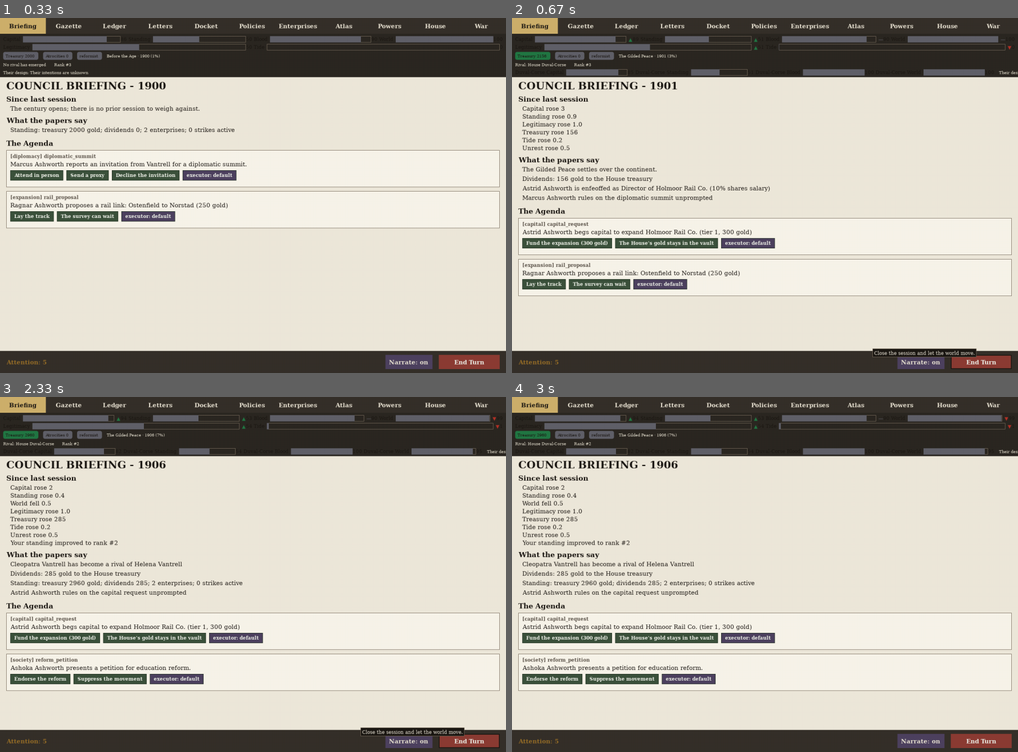
Above: before the commit, frames 1-4 (two rows, left to right).
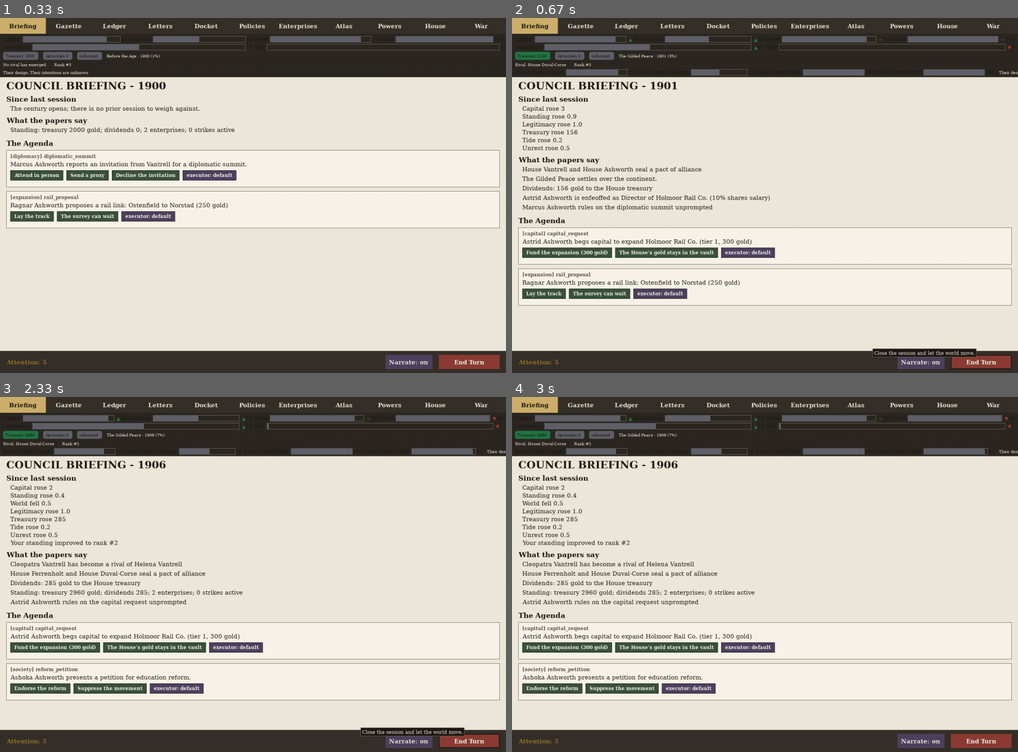
Above: after the commit, the same moments.

Repository: civersen222/Guilded-Age
Game: pygame game, started from gilded/__main__.py
Same seed, same stepped clock (60 frames per second), same inputs: the game is played once before the commit and once after it.
Inputs (mouse positions are in pixels of both pictures, inside the frame that each line leads up to):
- Up to frame 1 (0.33 s): no input
- Up to frame 2 (0.67 s): click "End Turn" at 0.38 s
- Up to frame 3 (2.33 s): click "End Turn" at 0.72 s; click "Enterprises" at 1.05 s; click "End Turn" at 1.38 s; click (263, 453) at 1.72 s; click "End Turn" at 2.05 s
- Up to frame 4 (3 s): click (749, 514) at 2.38 s

Frame 1 is identical in both runs. In frame 2, 8.4% of the frame differs, in the area x 1-99%, y 41-82%; in frame 3, 7.9%; in frame 4, 7.9%.

Commit message:
S14B: standing pacts of alliance - marriages seal scarce binding pacts that stop war-target pickers and answer calls to arms
Add gilded/pacts.py (standing_pacts, allies_of, form_pact, may_declare_war,
call_to_arms, pact_tick). A founding board-seat marriage seals a pact between
the two Houses (capped at 8 standing, 2 per House), so a wedding is one path
to a binding alliance rather than every wedding minting one. Both AI war-target
pickers (ai._weaker_neighbor, agenda Conquest) now gate on may_declare_war, so
a House does not name its own pact ally. When an allied House is attacked the
defender's allies are called to arms and must join within 3 turns or record a
refusal in the world log naming both it and the aggressor. Pacts are cleared on
negotiated peace.

Probe (seeds 7/42/61, halt turn 70): pacts 5/5/3 at halt, max 2 per House,
zero betrayals, both pickers probed by construction, all calls to arms
answered or refused in-window, wars declared 3/3/4 and all ended, active 0 at
halt, truces resolving. Suite 1951 passed.

Diff:
--- a/gilded/agenda.py
+++ b/gilded/agenda.py
@@ -257,9 +257,9 @@
     realm = game.realms[house_name]
     fam, target = goal.family, goal.target
     if fam == "Conquest":
-        if (target in game.houses and target not in house.at_war_with
-                and house.truces.get(target, 0) <= game.turn
-                and not house.at_war_with):
+        from gilded import pacts
+        if (target in game.houses and not house.at_war_with
+                and pacts.may_declare_war(game, house_name, target)):
             return "declare_war", {"target_house": target}
         return None
     if fam == "Dominion":
--- a/gilded/ai.py
+++ b/gilded/ai.py
@@ -74,10 +74,13 @@
             if o and o != house_name and o in game.houses:
                 neighbors.add(o)
     me = _strength(game, house_name)
+    from gilded import pacts
     for other in sorted(neighbors):
         if other in house.at_war_with:
             continue
         if house.truces.get(other, 0) > game.turn:
+            continue
+        if not pacts.may_declare_war(game, house_name, other):
             continue
         if _strength(game, other) < WEAKER * me:
             return other
--- a/gilded/chassis.py
+++ b/gilded/chassis.py
@@ -77,6 +77,8 @@
         self.legitimacy = {h: 50.0 for h in self.houses}
         self.scheme_mgr = SchemeManager()
         self.marriages = MarriageRegistry()
+        self.pacts: List[object] = []                      # pacts.Pact, Stage 14B
+        self.pact_pledges: Dict[str, tuple] = {}           # house -> (war, deadline)
         self.wars: List[object] = []                       # fronts.War from G15
         self.events: List[TurnEvent] = []                  # last resolved turn's record
         self.docket_by_house: Dict[str, List[Petition]] = {}
@@ -299,6 +301,8 @@
         self.scheme_mgr.pending_successions.clear()
         self._emit(self.marriages.tick(self.realms, self.houses,
                                        self._ents_by_house(), self.rng), "gazette")
+        from gilded import pacts
+        self._emit(pacts.pact_tick(self), "gazette")
         for h in sorted(self.realms):
             realm = self.realms[h]
             self._emit(tick_directors(realm, self.enterprises, self.rng), "ledger", h)
--- a/gilded/docket.py
+++ b/gilded/docket.py
@@ -1344,9 +1344,13 @@
     truce = house.truces.get(target_house, 0)
     if truce > ctx.game.turn:
         return [f"A truce with House {target_house} holds until turn {truce}"]
+    from gilded import pacts
+    if not pacts.may_declare_war(ctx.game, ctx.house, target_house):
+        return [f"A pact of alliance binds the House to House {target_house}"]
     war = declare_war(ctx.game, ctx.house, target_house,
                       goal if goal is not None else WarGoal("humble"))
     out = [f"House {ctx.house} declares war on House {target_house}!"]
+    out.extend(pacts.call_to_arms(ctx.game, war))
     if not war.fronts:
         out.append("No shared border: the war exists only on paper")
     return out
--- a/gilded/fronts.py
+++ b/gilded/fronts.py
@@ -64,6 +64,7 @@
     fronts: List[Front]
     war_score: float = 0.0          # -100..100, + = aggressor winning
     started_turn: int = 0
+    allies: List[str] = field(default_factory=list)  # Houses answering a call to arms
 
 
 # --- raising and wiring ------------------------------------------------------
@@ -403,6 +404,11 @@
         game.wars.remove(war)
     game.houses[war.aggressor].at_war_with.discard(war.defender)
     game.houses[war.defender].at_war_with.discard(war.aggressor)
+    for ally in war.allies:
+        game.houses[ally].at_war_with.discard(war.aggressor)
+        game.houses[war.aggressor].at_war_with.discard(ally)
+    for house in [h for h, (w, _d) in game.pact_pledges.items() if w is war]:
+        del game.pact_pledges[house]
     expiry = game.turn + TRUCE_TURNS
     game.houses[war.aggressor].truces[war.defender] = expiry
     game.houses[war.defender].truces[war.aggressor] = expiry
--- /dev/null
+++ b/gilded/pacts.py
@@ -0,0 +1,184 @@
+"""Standing pacts of alliance.
+
+A marriage's blood ties can seal a pact between two Houses. Unlike the raw
+relation bonus a wedding grants, a pact is a binding commitment: while it
+stands, neither House may declare war on the other, the AI war-target pickers
+refuse to name an allied House, and when one side is attacked the other is
+called to arms and must either join the war within a few turns or record a
+refusal in the world log.
+
+Pacts are scarce. There is a hard cap on how many stand at once and on how
+many any single House may hold, so a wedding is only one path to a pact and
+not every wedding produces one.
+"""
+from dataclasses import dataclass
+from typing import Dict, List, Optional, Set
+
+
+MAX_PACTS = 8
+MAX_PACTS_PER_HOUSE = 2
+CALL_TO_ARMS_DEADLINE = 3
+
+
+@dataclass
+class Pact:
+    house_a: str
+    house_b: str
+    formed_turn: int = 0
+
+
+def standing_pacts(game) -> List[Pact]:
+    """Every pact currently standing, in formation order."""
+    return list(getattr(game, "pacts", []))
+
+
+def _pact_between(game, house_a: str, house_b: str) -> Optional[Pact]:
+    for pact in standing_pacts(game):
+        if {pact.house_a, pact.house_b} == {house_a, house_b}:
+            return pact
+    return None
+
+
+def allies_of(game, house_name: str) -> Set[str]:
+    """The Houses bound to house_name by a standing pact."""
+    out: Set[str] = set()
+    for pact in standing_pacts(game):
+        if pact.house_a == house_name:
+            out.add(pact.house_b)
+        elif pact.house_b == house_name:
+            out.add(pact.house_a)
+    return out
+
+
+def _count_for(game, house_name: str) -> int:
+    return sum(1 for p in standing_pacts(game)
+               if p.house_a == house_name or p.house_b == house_name)
+
+
+def are_allies(game, house_a: str, house_b: str) -> bool:
+    """Whether a standing pact binds the two Houses."""
+    return _pact_between(game, house_a, house_b) is not None
+
+
+def form_pact(game, house_a: str, house_b: str) -> Optional[str]:
+    """Seal a pact between two Houses, respecting the scarcity caps.
+
+    Returns a gazette message on success, or None when the pact could not be
+    formed (unknown House, already allied, or the standing/per-House caps
+    reached)."""
+    if house_a not in game.houses or house_b not in game.houses:
+        return None
+    if house_a == house_b:
+        return None
+    if _pact_between(game, house_a, house_b) is not None:
+        return None
+    if len(standing_pacts(game)) >= MAX_PACTS:
+        return None
+    if _count_for(game, house_a) >= MAX_PACTS_PER_HOUSE:
+        return None
+    if _count_for(game, house_b) >= MAX_PACTS_PER_HOUSE:
+        return None
+    game.pacts.append(Pact(house_a, house_b, game.turn))
+    return f"House {house_a} and House {house_b} seal a pact of alliance"
+
+
+def may_declare_war(game, house: str, target: str) -> bool:
+    """Whether house may declare war on target.
+
+    False when the two are already at war, bound by a standing pact, or under
+    a truce that has not yet expired."""
+    house_obj = game.houses[house]
+    if target in house_obj.at_war_with:
+        return False
+    if _pact_between(game, house, target) is not None:
+        return False
+    if house_obj.truces.get(target, 0) > game.turn:
+        return False
+    return True
+
+
+def call_to_arms(game, war) -> List[str]:
+    """When a war opens, every allied House of the defender is pledged to
+    answer. The pledge is recorded so the pact tick resolves it within
+    CALL_TO_ARMS_DEADLINE turns."""
+    msgs: List[str] = []
+    for ally in sorted(allies_of(game, war.defender)):
+        if ally in game.houses[war.defender].at_war_with:
+            continue
+        if ally in game.houses[war.aggressor].at_war_with:
+            continue                   # already engaged against the aggressor
+        if _pact_between(game, ally, war.aggressor) is not None:
+            msgs.append(f"House {ally} cannot turn its arms on its own ally "
+                        f"House {war.aggressor}")
+            continue
+        game.pact_pledges[ally] = (war, game.turn + CALL_TO_ARMS_DEADLINE)
+        msgs.append(f"House {war.defender} calls House {ally} to arms against "
+                    f"House {war.aggressor}")
+    return msgs
+
+
+def pact_tick(game) -> List[str]:
+    """One turn of pact life: new blood ties seal pacts, pending calls to
+    arms are answered or refused.
+
+    A pledged House either joins its ally's war or records a refusal in the
+    log naming both it and the aggressor it declined to face."""
+    msgs: List[str] = []
+    marriages = getattr(game, "marriages", MarriageView()).marriages
+    contracts = getattr(game, "marriages", MarriageView()).contracts
+    seen_pairs: set = set()
+    for ca, ha, cb, hb in marriages:
+        if ha == hb:
+            continue
+        # The FOUNDBING marriage of a pair is its earliest one (marriages is
+        # chronological). A pact is SCARCE: it seals only when that founding
+        # bond carries a BOARD SEAT — a founding political alliance, not a
+        # later renewal wedding. This keeps pacts a handful per century rather
+        # than the majority of pairs, and leaves houses whose first wedding was
+        # a plain alliance free to make war.
+        pair_key = (ha, hb) if ha < hb else (hb, ha)
+        if pair_key in seen_pairs:
+            continue
+        seen_pairs.add(pair_key)
+        ckey = (ca, cb) if (ca, cb) in contracts else (cb, ca)
+        contract = contracts.get(ckey)
+        if contract is None or not contract.board_seat:
+            continue
+        msg = form_pact(game, ha, hb)
+        if msg:
+            msgs.append(msg)
+    for house in sorted(list(game.pact_pledges)):
+        war, deadline = game.pact_pledges[house]
+        if war not in game.wars:
+            del game.pact_pledges[house]
+            continue
+        if house in (war.aggressor, war.defender) or house in war.allies:
+            del game.pact_pledges[house]
+            continue
+        busy = any(house in (o.aggressor, o.defender) or house in o.allies
+                   for o in game.wars if o is not war)
+        pacted = _pact_between(game, house, war.aggressor) is not None
+        if busy or pacted or game.turn > deadline:
+            del game.pact_pledges[house]
+            if pacted:
+                msgs.append(f"House {house} cannot turn its arms on its own "
+                            f"ally House {war.aggressor}")
+            else:
+                msgs.append(f"House {house} refuses House {war.defender}'s "
+                            f"call against House {war.aggressor}")
+            continue
+        war.allies.append(house)
+        game.houses[house].at_war_with.add(war.aggressor)
+        game.houses[war.aggressor].at_war_with.add(house)
+        del game.pact_pledges[house]
+        msgs.append(f"House {house} answers the call to arms and joins House "
+                    f"{war.defender} against House {war.aggressor}")
+    return msgs
+
+
+class MarriageView:
+    """Empty stand-in so pact_tick works on a game without a registry."""
+
+    def __init__(self):
+        self.marriages: List[tuple] = []
+        self.contracts: Dict[tuple, object] = {}
